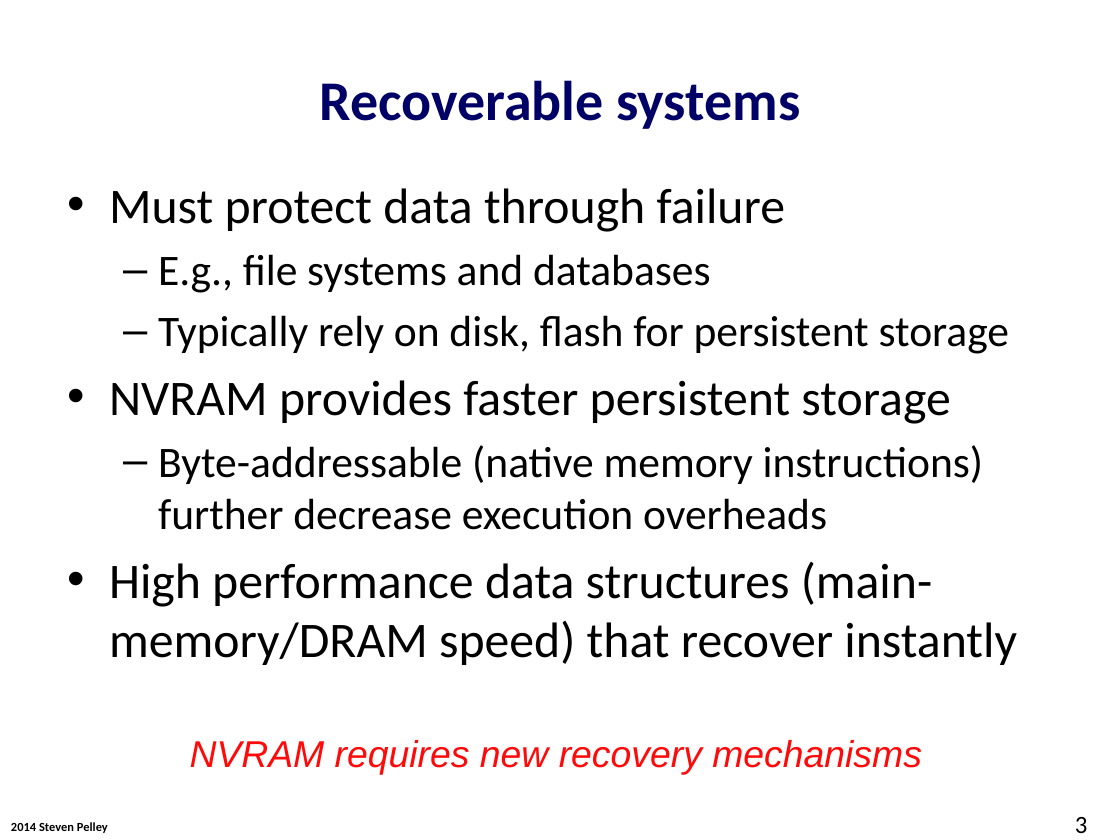
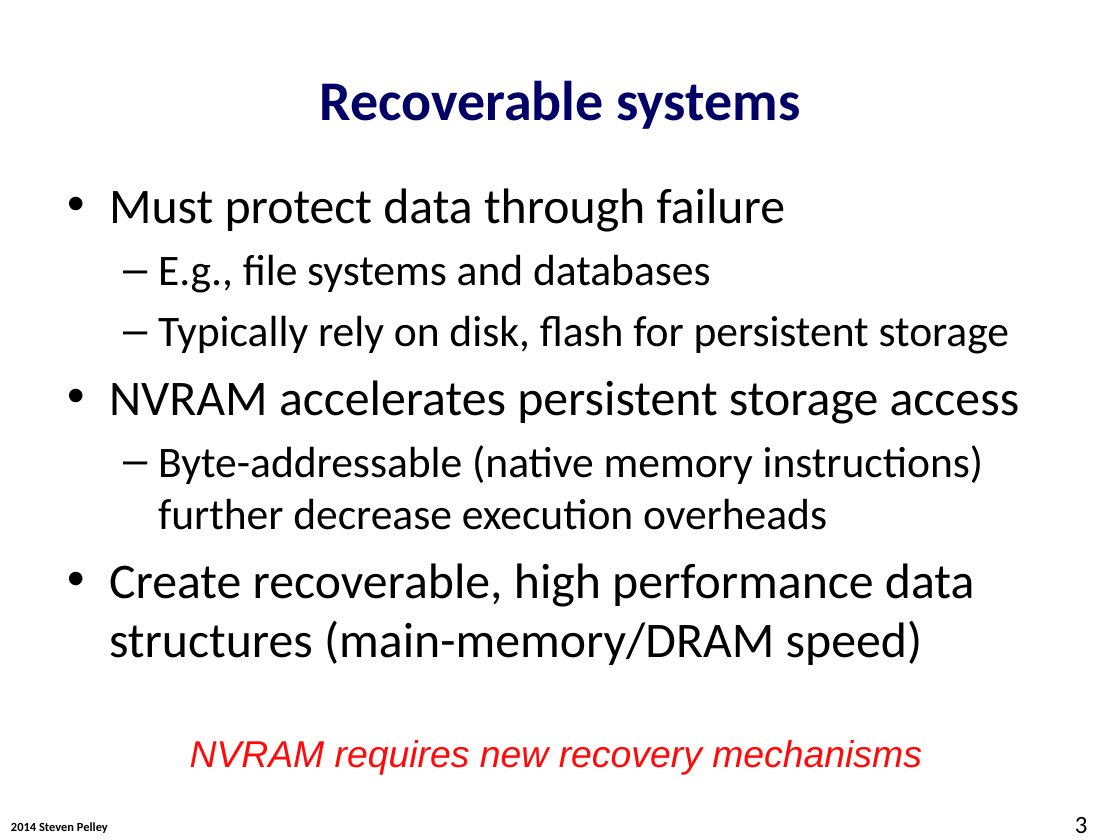
Before and after one commit to Abulila/dissertation, a slide deck: slide 3 of proposal/NVMW.pptx. Drawn at 1120x840 pixels with LibreOffice and Linux fonts; fonts in the diff are those of the drawing; background and template pictures are left out. Boxes give left, top, right and bottom in pixels: in the first picture for what was removed or moved away, otherwise in the second. Text is boxed around its words. In the diff, an @@ line names an element or a change of style, - is before the commit and + after.

```diff
--- a/proposal/NVMW.pptx
+++ b/proposal/NVMW.pptx
@@ text at <box>109,380,1020,424</box>: text changed @@
-• NVRAM provides faster persistent storage
+• NVRAM accelerates persistent storage access
@@ text at <box>109,563,974,665</box>: text changed @@
-• High performance data structures (main-memory/DRAM speed) that recover instantly
+• Create recoverable, high performance data structures (main-memory/DRAM speed)
```
Also in this commit, not shown: 10 other slides changed, 2 slides added.
